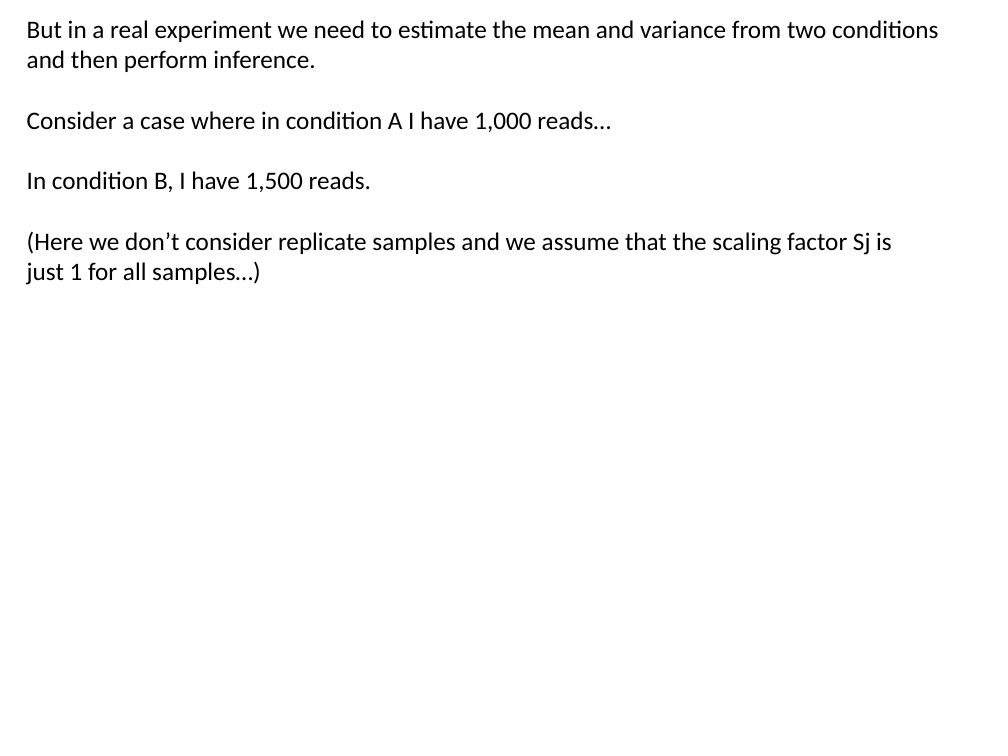
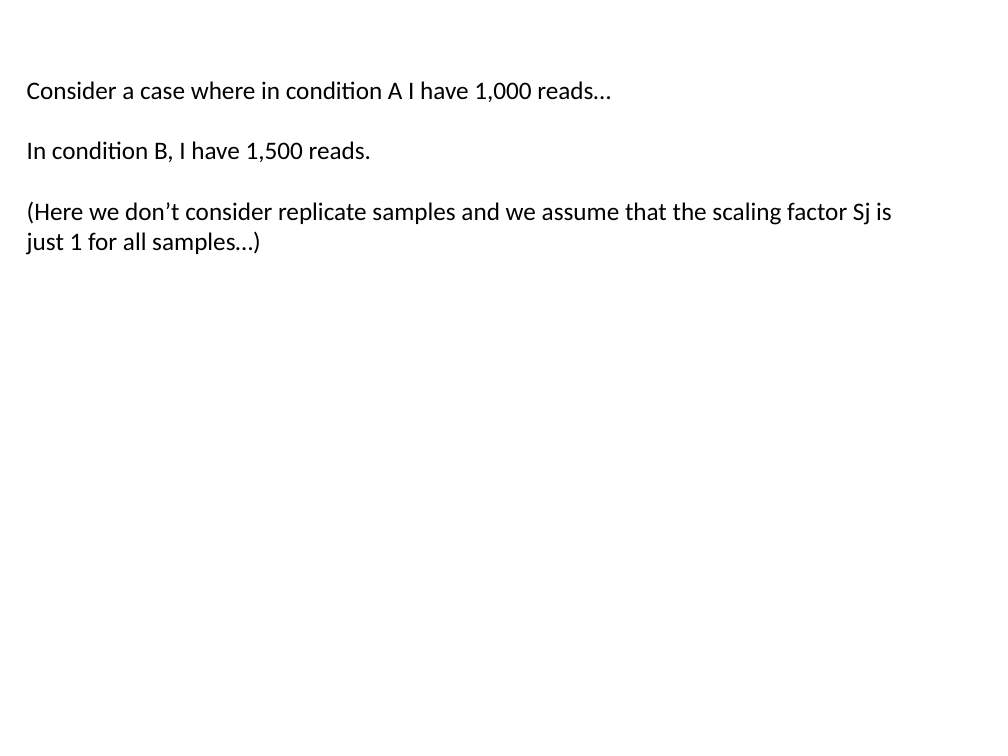
Before and after one commit to afodor/afodor.github.io, a slide deck: slide 5 of classes/stats2018/Lecture10.pptx. Drawn at 1008x756 pixels with LibreOffice and Linux fonts; fonts in the diff are those of the drawing. Boxes give left, top, right and bottom in pixels: in the first picture for what was removed or moved away, otherwise in the second. Text is boxed around its words. In the diff, an @@ line names an element or a change of style, - is before the commit and + after.

```diff
--- a/classes/stats2018/Lecture10.pptx
+++ b/classes/stats2018/Lecture10.pptx
@@ text at (27,20,938,72): paragraphs removed @@
-But in a real experiment we need to estimate the mean and variance from two conditions
-and then perform inference.
```
Also in this commit, not shown: 3 other slides changed, 1 other file.
